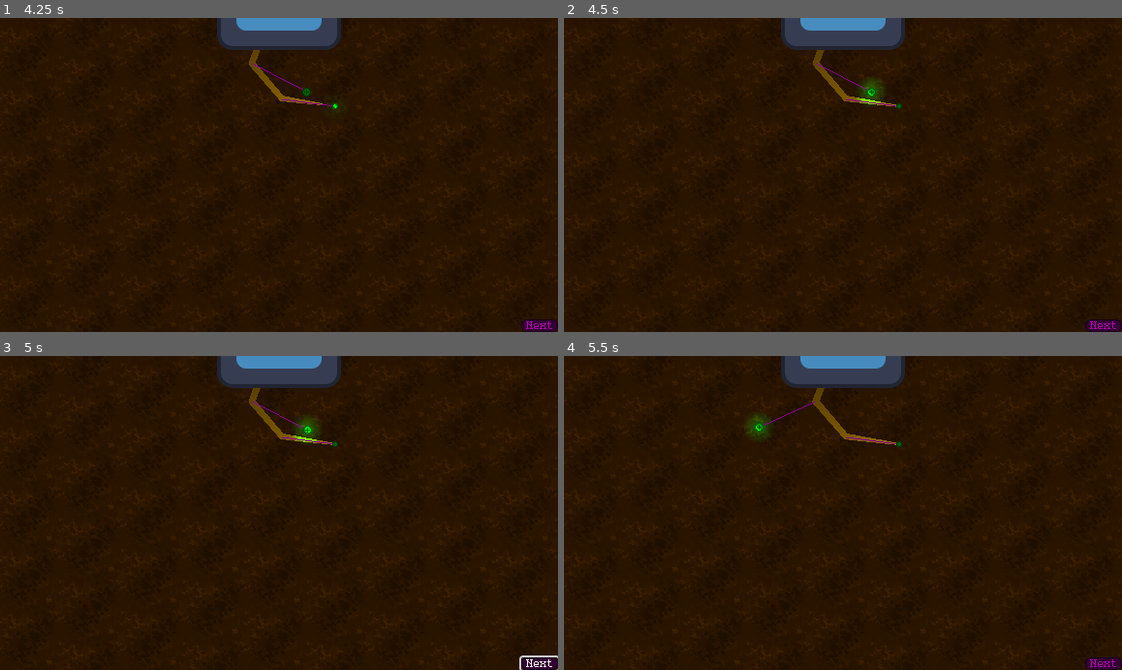
Above: before the commit, frames 1-4 (two rows, left to right).
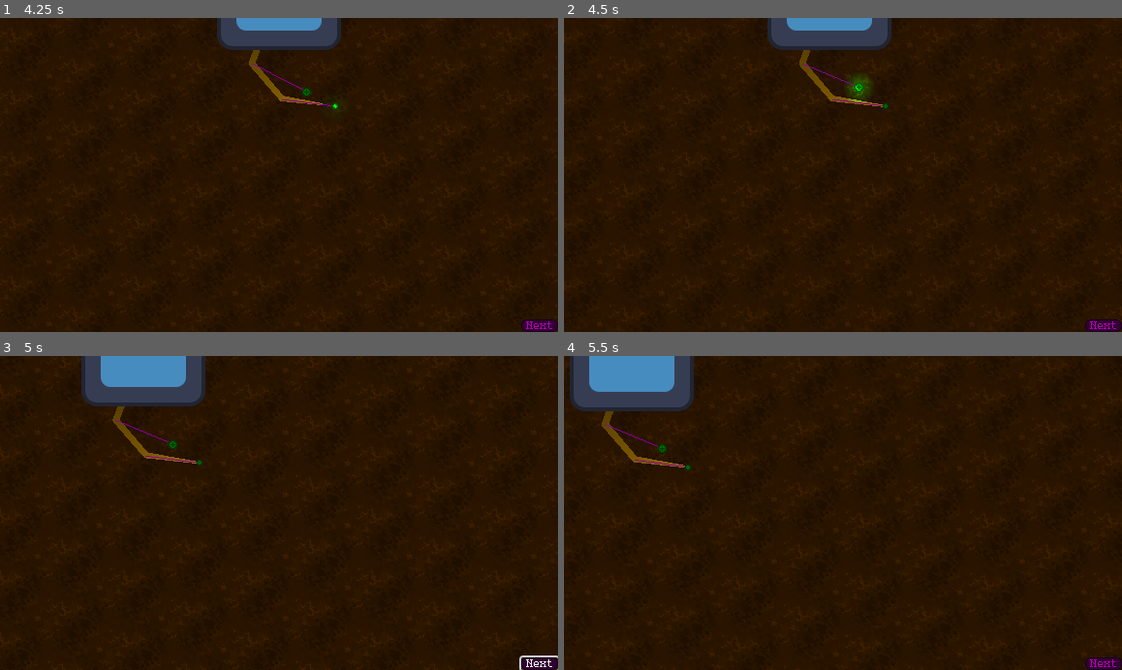
Above: after the commit, the same moments.

Repository: dragonryan06/trellis
Game: Godot game, scene res://test_world.tscn
Same seed, same stepped clock (60 frames per second), same inputs: the game is played once before the commit and once after it. The engine's default icon, where the game draws it, is replaced by a stand-in: a white triangle on a blue panel in a dark square.
Inputs (mouse positions are in pixels of both pictures, inside the frame that each line leads up to):
- Up to frame 1 (4.25 s): click "Next" at 0.5 s; click "Next" at 1.25 s; click "Next" at 2 s; tap Enter at 2.75 s; drag from (284, 99) to (334, 105) at 2.77 s; tap Space at 3.5 s; drag from (251, 65) to (334, 105) at 3.52 s
- Up to frame 2 (4.5 s): move the mouse to (870, 93) at 4.27 s; hold Right (camera_pan_right, bound only after the commit) from 4.28 s (still down); click (870, 93) at 4.42 s
- Up to frame 3 (5 s): keep holding Right (camera_pan_right, bound only after the commit); tap Up (camera_pan_up, bound only after the commit) at 4.55 s
- Up to frame 4 (5.5 s): release Right (camera_pan_right, bound only after the commit) at 5 s; drag from (870, 428) to (675, 465) at 5.02 s

Frame 1 is identical in both runs. In frame 2, 2.3% of the frame differs, in the area x 0-98%, y 0-100%; in frame 3, 7.1%; in frame 4, 8.9%, in the area x 0-100%, y 0-100%.

Commit message:
Make camera moveable with arrow keys

Diff:
--- a/meta/player_camera.gd
+++ b/meta/player_camera.gd
@@ -1,4 +1,8 @@
 extends Camera2D
+
+const KEY_MOVE_MAX_VELOCITY := 500.0
+const KEY_MOVE_ACCELERATION := 25.0
+const KEY_MOVE_DAMPING := 1000.0
 
 var dragging: bool:
 	get():
@@ -10,8 +14,27 @@
 		else:
 			Input.set_default_cursor_shape(Input.CURSOR_ARROW)
 
+var key_move_velocity: Vector2:
+	get():
+		return key_move_velocity
+	set(value):
+		key_move_velocity = value.limit_length(KEY_MOVE_MAX_VELOCITY)
+
 func _unhandled_input(event: InputEvent) -> void:
 	if (event is InputEventMouseButton and event.button_index == MOUSE_BUTTON_MIDDLE):
 		dragging = event.is_pressed()
 	elif (dragging and event is InputEventMouseMotion):
 		position -= event.relative
+
+func _process(delta: float) -> void:
+	if (Input.is_action_pressed(&"camera_pan_up")):
+		key_move_velocity += KEY_MOVE_ACCELERATION * Vector2.UP
+	if (Input.is_action_pressed(&"camera_pan_down")):
+		key_move_velocity += KEY_MOVE_ACCELERATION * Vector2.DOWN
+	if (Input.is_action_pressed(&"camera_pan_left")):
+		key_move_velocity += KEY_MOVE_ACCELERATION * Vector2.LEFT
+	if (Input.is_action_pressed(&"camera_pan_right")):
+		key_move_velocity += KEY_MOVE_ACCELERATION * Vector2.RIGHT
+
+	position += key_move_velocity * delta
+	key_move_velocity = key_move_velocity.move_toward(Vector2.ZERO, KEY_MOVE_DAMPING * delta)
--- a/project.godot
+++ b/project.godot
@@ -35,6 +35,29 @@
 theme/custom="uid://c6s72vx1a2s52"
 theme/custom_font="uid://chrvuod120ci2"
 
+[input]
+
+camera_pan_up={
+"deadzone": 0.2,
+"events": [Object(InputEventKey,"resource_local_to_scene":false,"resource_name":"","device":-1,"window_id":0,"alt_pressed":false,"shift_pressed":false,"ctrl_pressed":false,"meta_pressed":false,"pressed":false,"keycode":0,"physical_keycode":4194320,"key_label":0,"unicode":0,"location":0,"echo":false,"script":null)
+]
+}
+camera_pan_down={
+"deadzone": 0.2,
+"events": [Object(InputEventKey,"resource_local_to_scene":false,"resource_name":"","device":-1,"window_id":0,"alt_pressed":false,"shift_pressed":false,"ctrl_pressed":false,"meta_pressed":false,"pressed":false,"keycode":0,"physical_keycode":4194322,"key_label":0,"unicode":0,"location":0,"echo":false,"script":null)
+]
+}
+camera_pan_left={
+"deadzone": 0.2,
+"events": [Object(InputEventKey,"resource_local_to_scene":false,"resource_name":"","device":-1,"window_id":0,"alt_pressed":false,"shift_pressed":false,"ctrl_pressed":false,"meta_pressed":false,"pressed":false,"keycode":0,"physical_keycode":4194319,"key_label":0,"unicode":0,"location":0,"echo":false,"script":null)
+]
+}
+camera_pan_right={
+"deadzone": 0.2,
+"events": [Object(InputEventKey,"resource_local_to_scene":false,"resource_name":"","device":-1,"window_id":0,"alt_pressed":false,"shift_pressed":false,"ctrl_pressed":false,"meta_pressed":false,"pressed":false,"keycode":0,"physical_keycode":4194321,"key_label":0,"unicode":0,"location":0,"echo":false,"script":null)
+]
+}
+
 [physics]
 
 3d/physics_engine="Jolt Physics"
